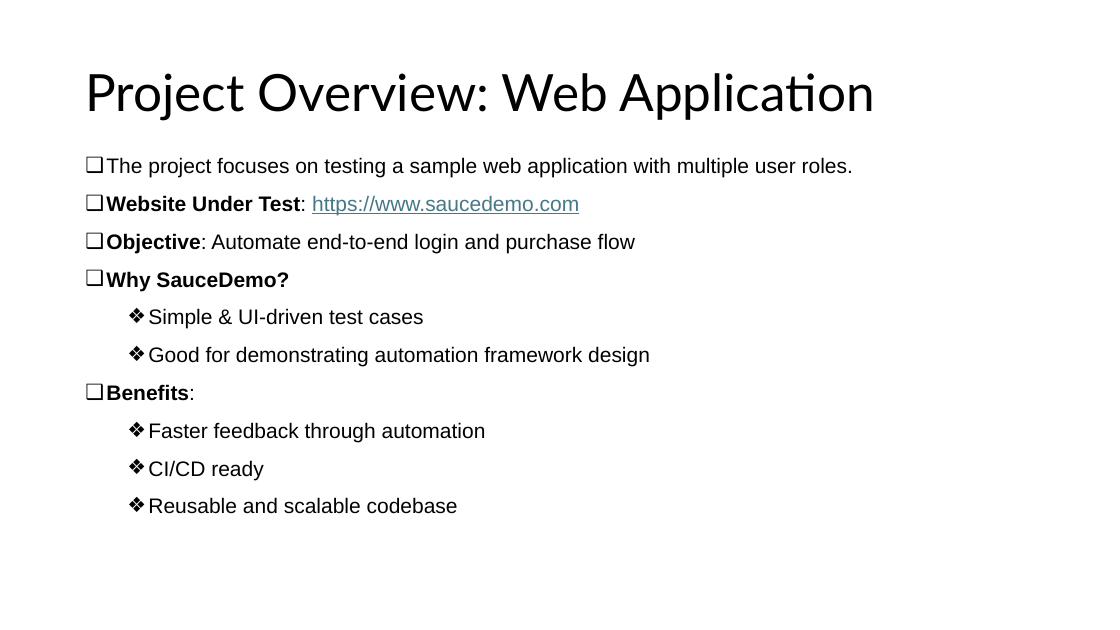
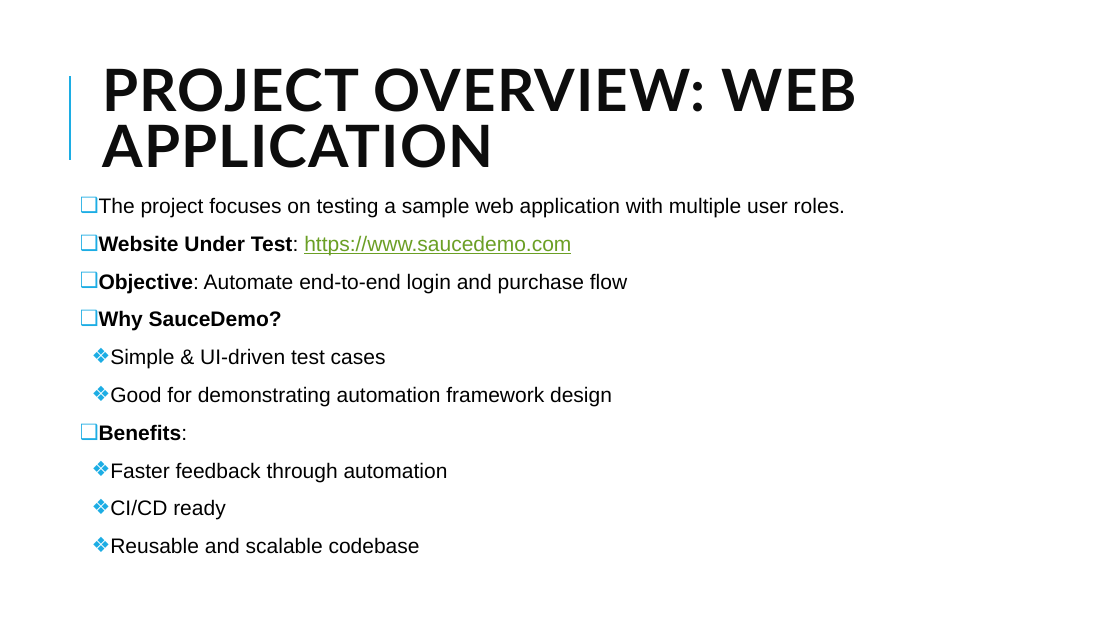
Before and after one commit to kirankumar792001/SauceDemo_CapstoneProject, a slide deck: slide 2 of PPT.pptx. Drawn at 1120x630 pixels with LibreOffice and Linux fonts; fonts in the diff are those of the drawing. Boxes give left, top, right and bottom in pixels: in the first picture for what was removed or moved away, otherwise in the second. Text is boxed around its words. In the diff, an @@ line names an element or a change of style, - is before the commit and + after.

```diff
--- a/PPT.pptx
+++ b/PPT.pptx
@@ line added from (70, 160) to (70, 76), #1CADE4 1.5 pt @@
@@ title at [102, 68, 858, 168]: text changed; size 44 to 50 pt; text colour #000000 to #0D0D0D; bold on @@
-Project Overview: Web Application
+PROJECT OVERVIEW: WEB APPLICATION
@@ text "The project focuses on testing ...": place and size @@
-text "The project focuses on testing ..." at [106, 157, 853, 514]
+text "The project focuses on testing ..." at [99, 197, 845, 554]
@@ text "The project focuses on testing ..." at [99, 197, 845, 554]: text colour #467886 to #6B9F25 in "https://www.saucedemo.com"; indent changed @@
```
Also in this commit, not shown: 12 other slides changed, 1 slide added.
